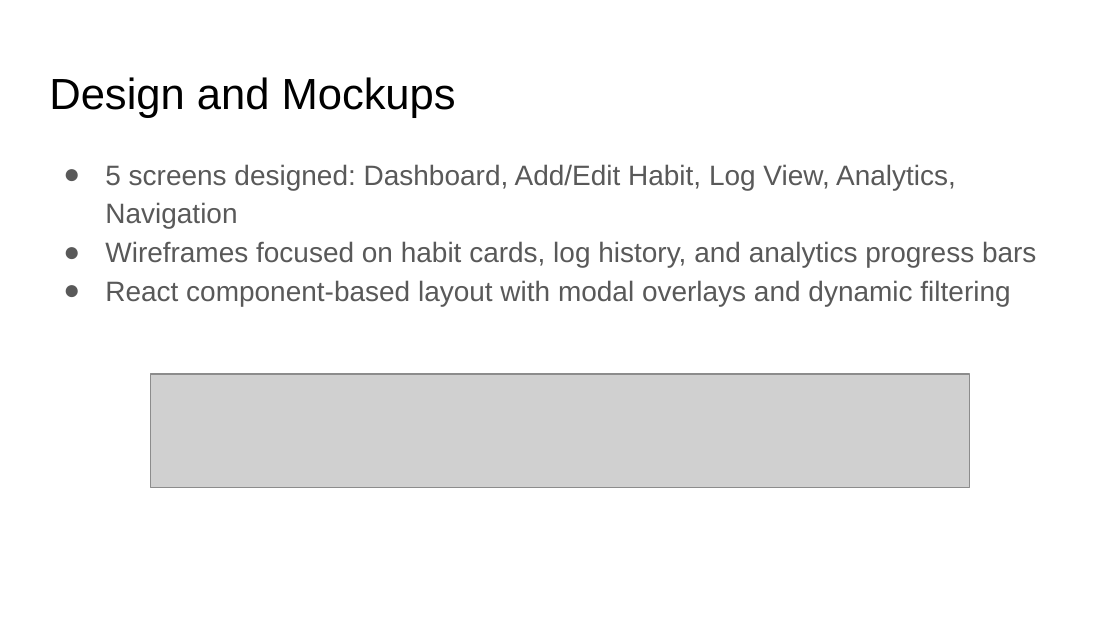
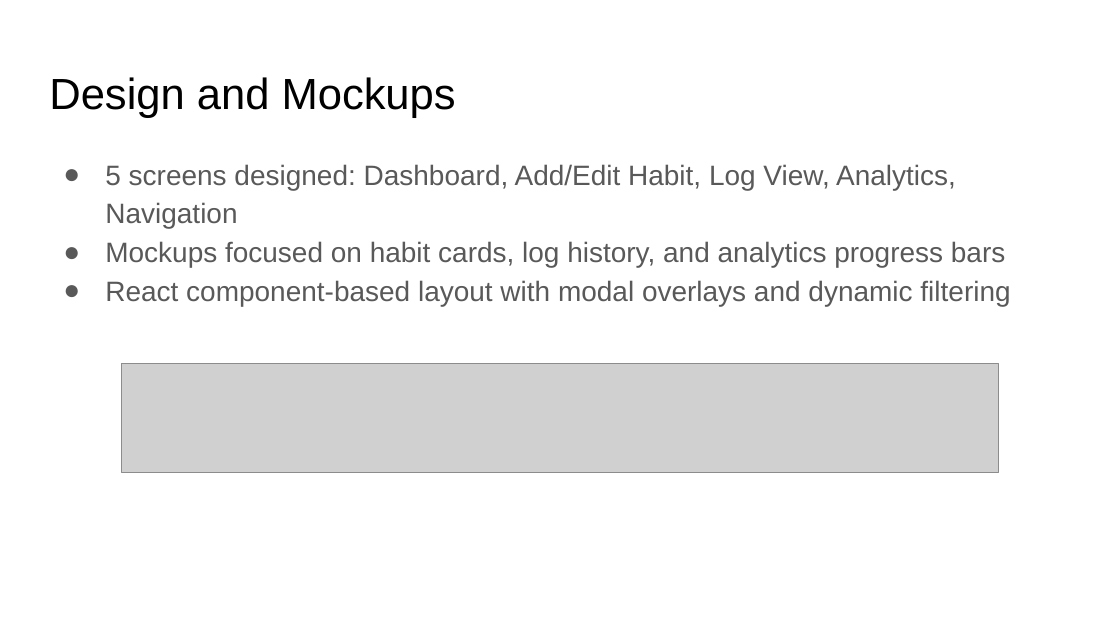
Before and after one commit to aniketnandi/Habit-Forge, a slide deck: slide 3 of HabitForge_Presentation.pptx. Drawn at 1120x630 pixels with LibreOffice and Linux fonts; fonts in the diff are those of the drawing; grey boxes stand for pictures. Boxes give left, top, right and bottom in pixels: in the first picture for what was removed or moved away, otherwise in the second. Text is boxed around its words. In the diff, an @@ line names an element or a change of style, - is before the commit and + after.

```diff
--- a/HabitForge_Presentation.pptx
+++ b/HabitForge_Presentation.pptx
@@ text at [105, 241, 1005, 267]: text changed @@
-● Wireframes focused on habit cards, log history, and analytics progress bars
+● Mockups focused on habit cards, log history, and analytics progress bars
@@ picture: place and size @@
-picture at [150, 374, 969, 487]
+picture at [122, 364, 998, 473]
```
Also in this commit, not shown: 6 other slides changed, 1 slide added, 23 other files.
